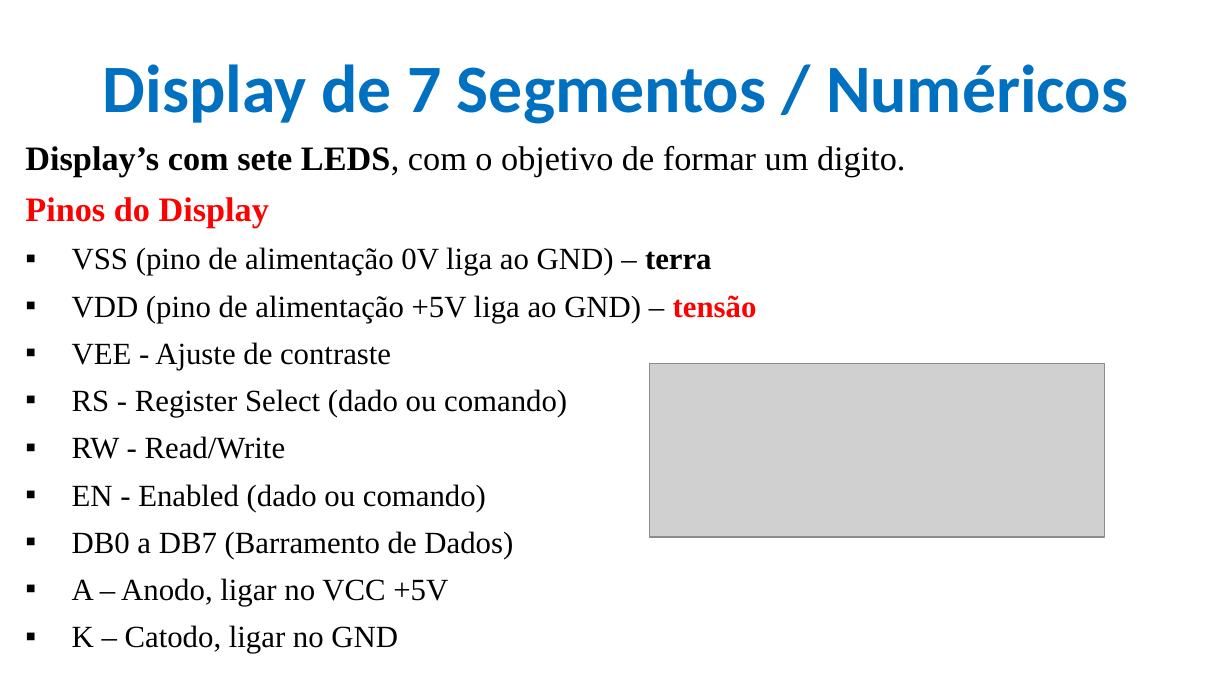
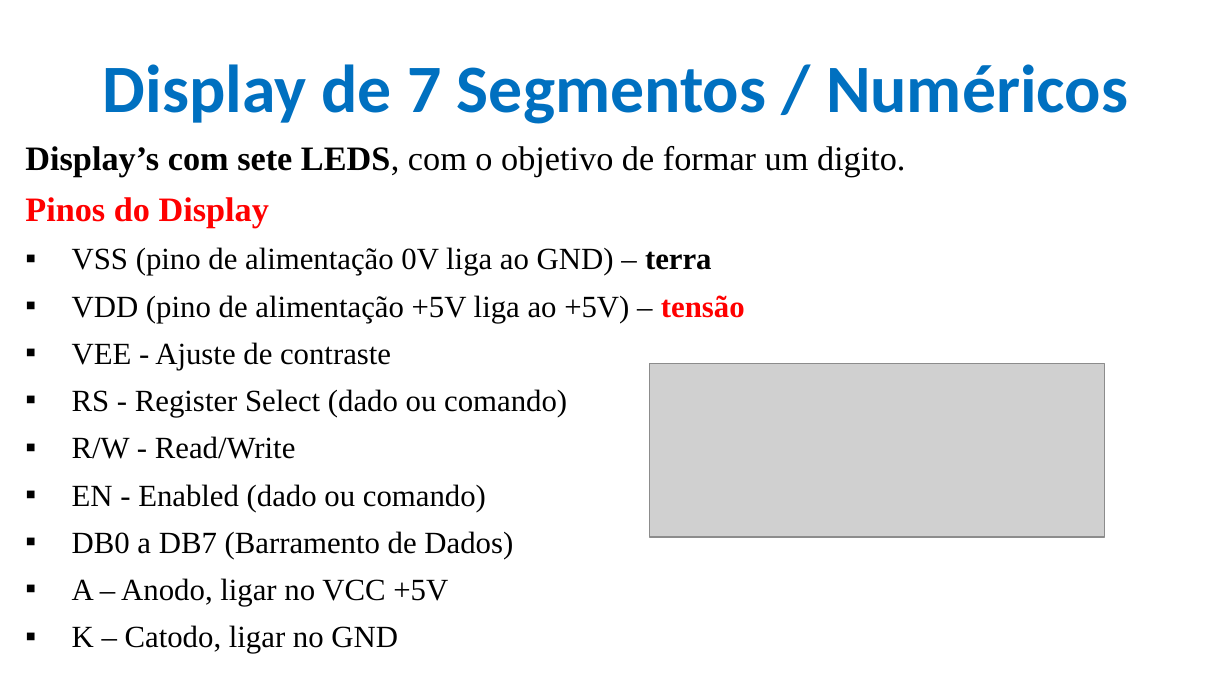
Before and after one commit to CloudEducationBrazil/WydenArea1ProgramacaoMicrocontroladores, a slide deck: slide 6 of 01 Classes/Aula 08 - Programação Microcontroladores - Periféricos Externos- Mostradores e Interrupções.pptx. Drawn at 1232x693 pixels with LibreOffice and Linux fonts; fonts in the diff are those of the drawing; grey boxes stand for pictures; background and template pictures are left out. Boxes give left, top, right and bottom in pixels: in the first picture for what was removed or moved away, otherwise in the second. Text is boxed around its words. In the diff, an @@ line names an element or a change of style, - is before the commit and + after.

```diff
--- a/01 Classes/Aula 08 - Programação Microcontroladores - Periféricos Externos- Mostradores e Interrupções.pptx
+++ b/01 Classes/Aula 08 - Programação Microcontroladores - Periféricos Externos- Mostradores e Interrupções.pptx
@@ text at [72,295,745,323]: text changed @@
-▪ VDD (pino de alimentação +5V liga ao GND) – tensão
+▪ VDD (pino de alimentação +5V liga ao +5V) – tensão
@@ text at [72,436,296,459]: text changed @@
-▪ RW - Read/Write
+▪ R/W - Read/Write
```
Also in this commit, not shown: 2 other slides changed, 14 other files.
